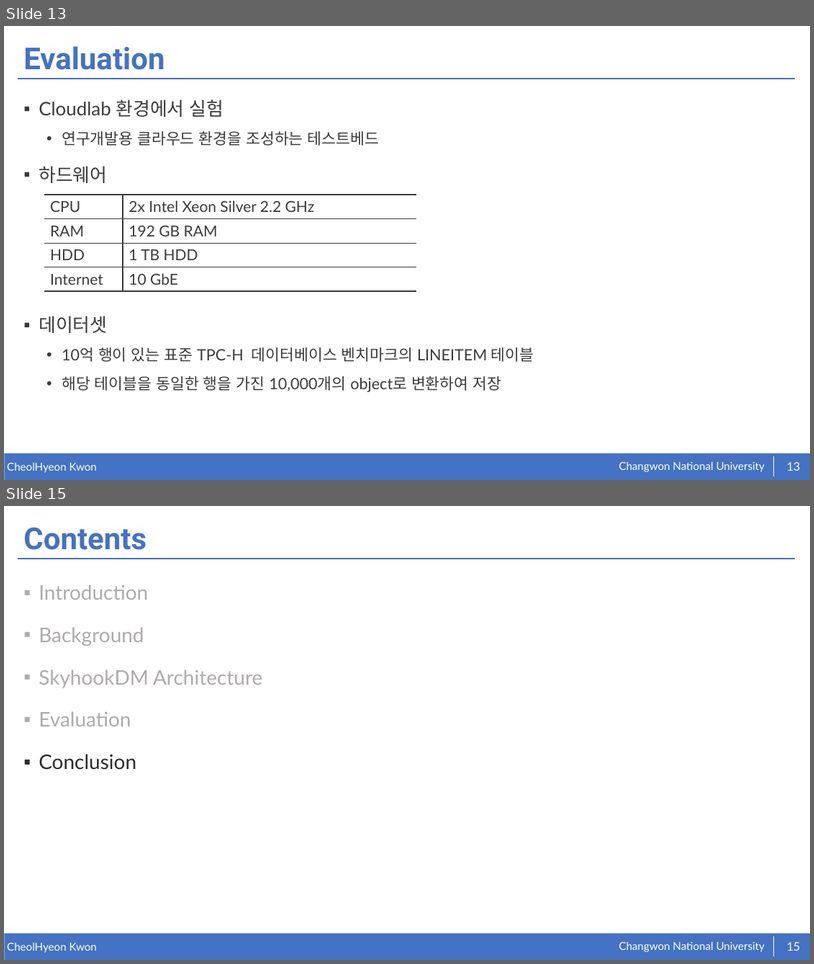
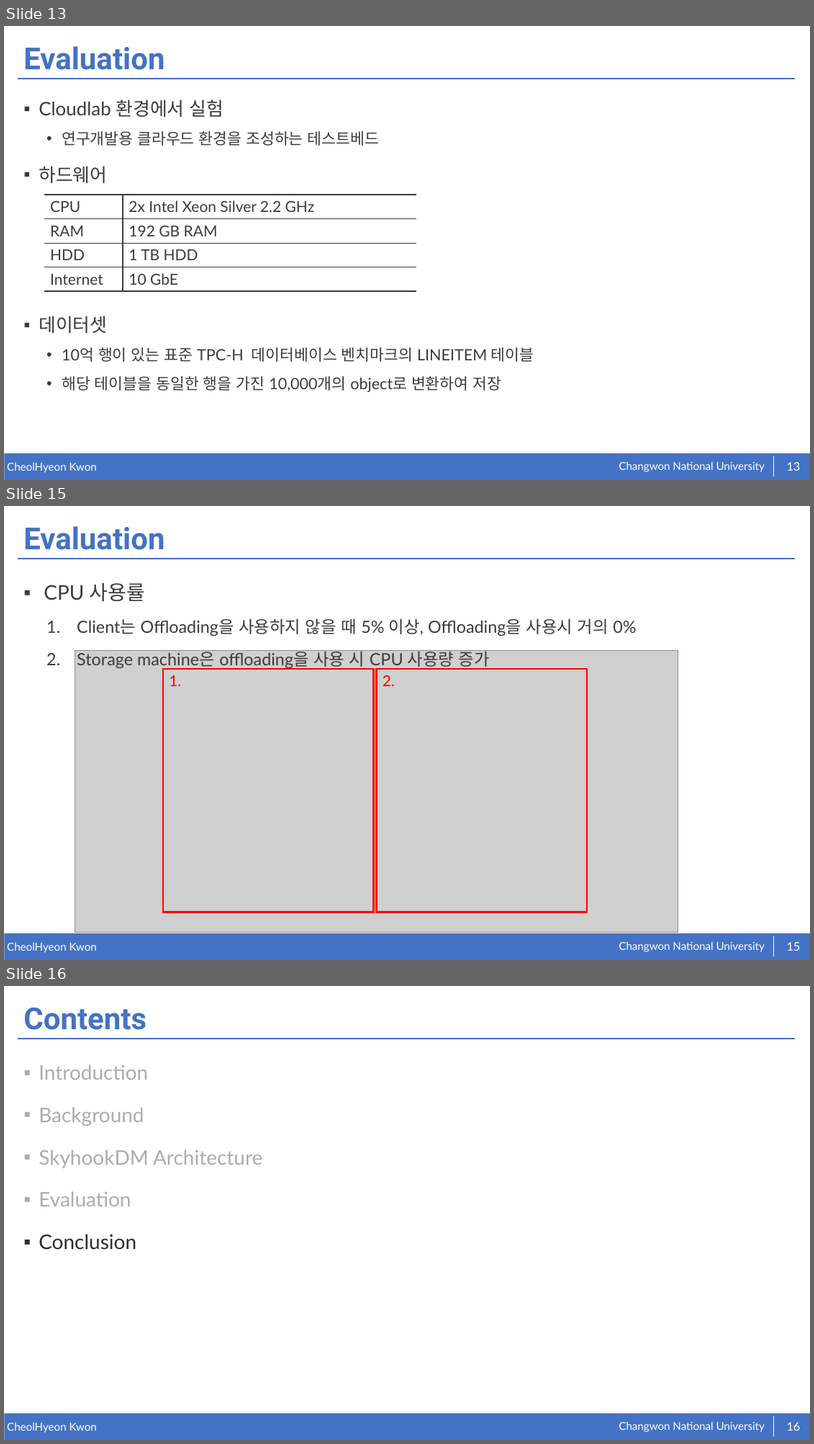
Before and after one commit to kkcchh9999/Studied_in_NOSLab, a slide deck: presentation/SkyhookDM.pptx. Shown one above the other, each under a label of ours: slides 13 and 15 before the commit, slides 13, 15 and 16 after it; the slides between them are not shown. The pictures are 814x964 and 814x1444 pixels, drawn with LibreOffice and Linux fonts; fonts in the diff are those of the drawing; grey boxes stand for pictures. Boxes give left, top, right and bottom in pixels: in the first picture for what was removed or moved away, otherwise in the second. Text is boxed around its words. In the diff, an @@ line names an element or a change of style, - is before the commit and + after.

```diff
--- a/presentation/SkyhookDM.pptx
+++ b/presentation/SkyhookDM.pptx
@@ slide 15 added at bbox=[4, 506, 810, 960], background #FFFFFF; not listed: 5 template elements that a slide beside it also shows @@
@@ title added at bbox=[23, 526, 165, 550], 36 pt, text #4472C4, bold @@
+Evaluation
@@ text added at bbox=[44, 583, 636, 669], 20 pt, text #3B3B3B @@
+▪ CPU 사용률
+  1. Client는 Offloading을 사용하지 않을 때 5% 이상, Offloading을 사용시 거의 0%
+  2. Storage machine은 offloading을 사용 시 CPU 사용량 증가
@@ picture added at bbox=[75, 651, 679, 932] @@
@@ rectangle added at bbox=[163, 669, 373, 912], outline #FF0000 2.25 pt, 18 pt, text #FF0000 @@
+1.
@@ rectangle added at bbox=[377, 669, 587, 912], outline #FF0000 2.25 pt, 18 pt, text #FF0000 @@
+2.
@@ page number added at bbox=[787, 942, 801, 950], 14 pt, text #FFFFFF @@
+15
@@ what was slide 15 is now slide 16 @@
@@ page number at bbox=[787, 1422, 801, 1430]: text changed @@
-15
+16
```
Also in this commit, not shown: 3 slides changed.
